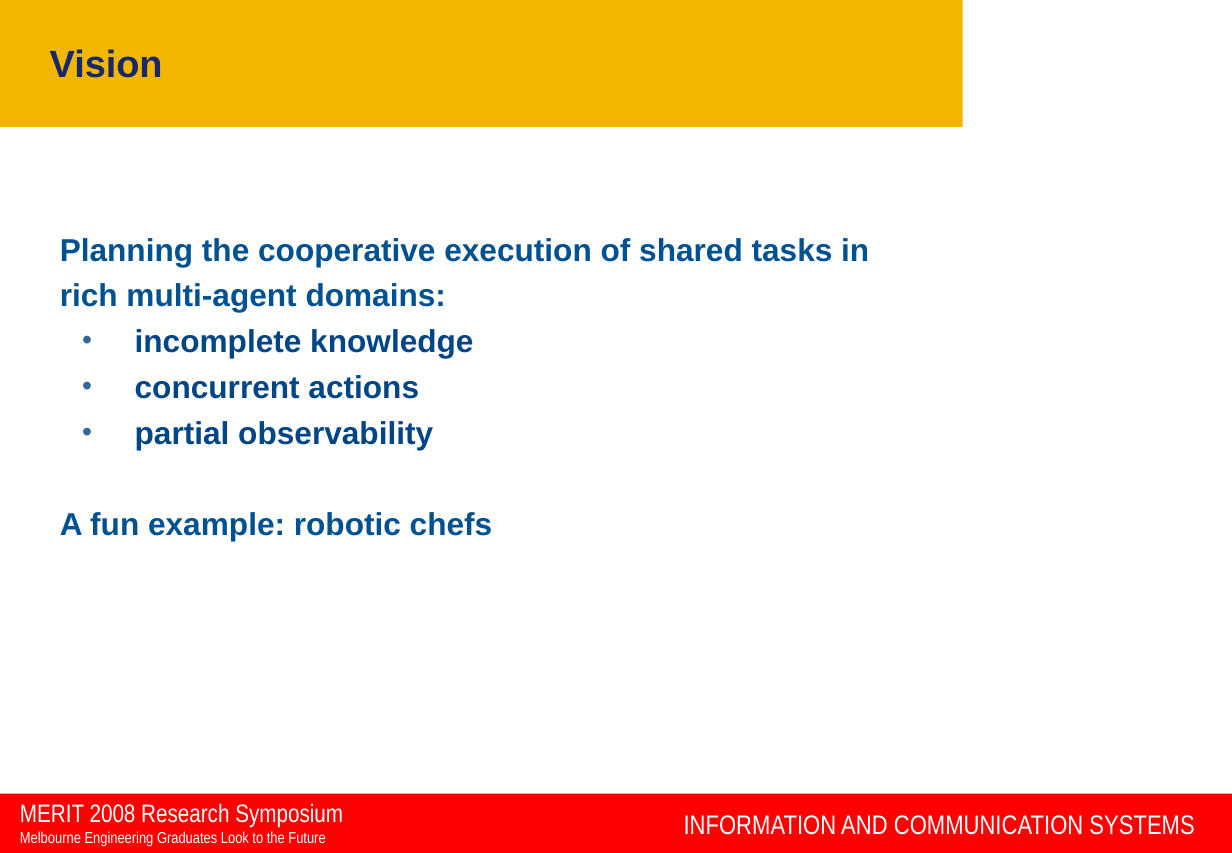
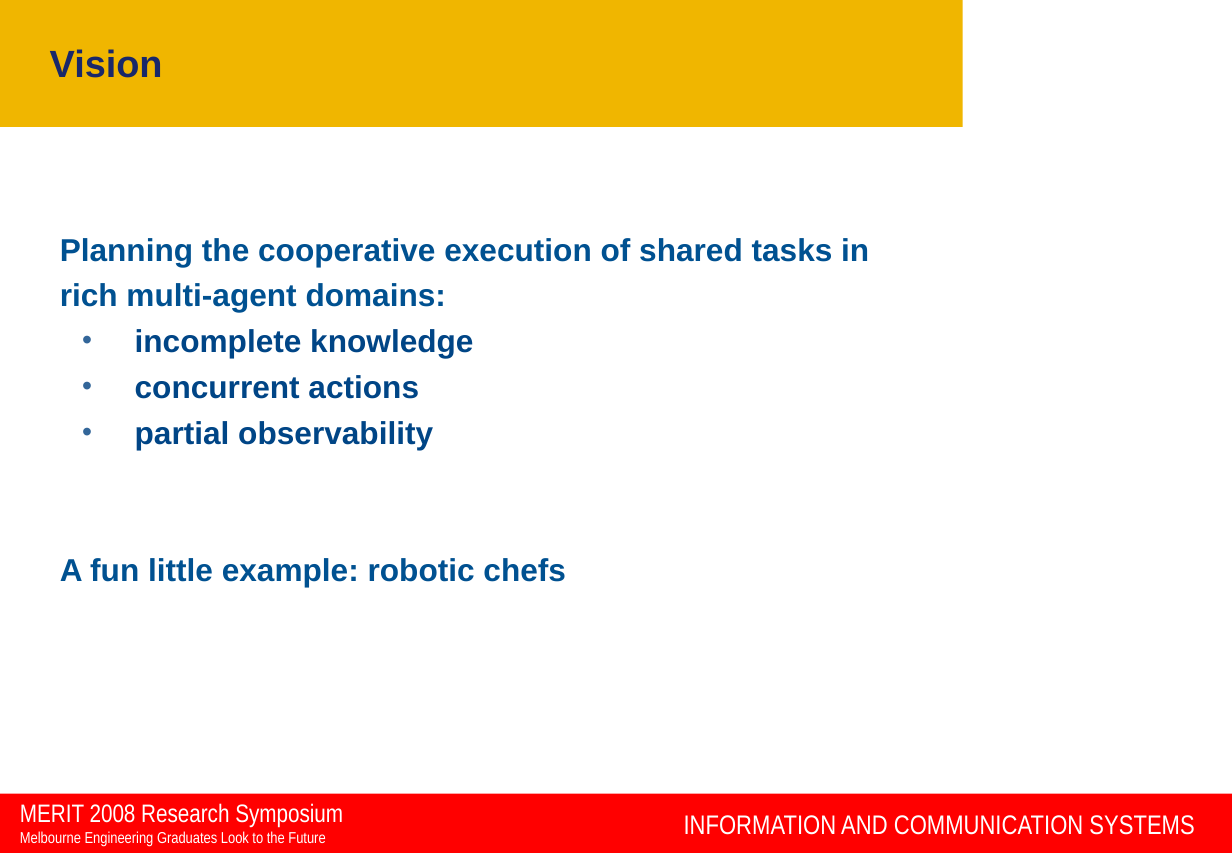
Before and after one commit to rfk/pgrad, a slide deck: slide 2 of talks/MERIT_08/MERIT_rfk.ppt. Drawn at 1232x853 pixels with LibreOffice and Linux fonts; fonts in the diff are those of the drawing; background and template pictures are left out. Boxes give left, top, right and bottom in pixels: in the first picture for what was removed or moved away, otherwise in the second. Text is boxed around its words. In the diff, an @@ line names an element or a change of style, - is before the commit and + after.

```diff
--- a/talks/MERIT_08/MERIT_rfk.ppt
+++ b/talks/MERIT_08/MERIT_rfk.ppt
@@ text at [60, 558, 566, 587]: text changed @@
-A fun example: robotic chefs
+A fun little example: robotic chefs
```
Also in this commit, not shown: 2 other slides changed, 1 other file.
